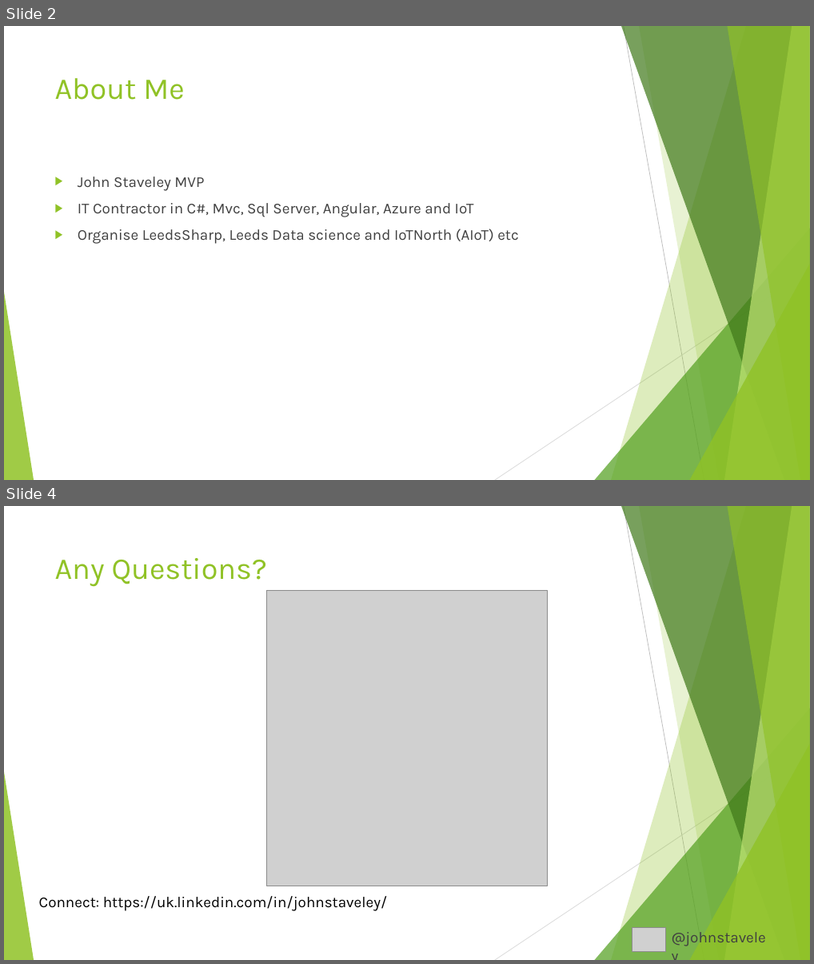
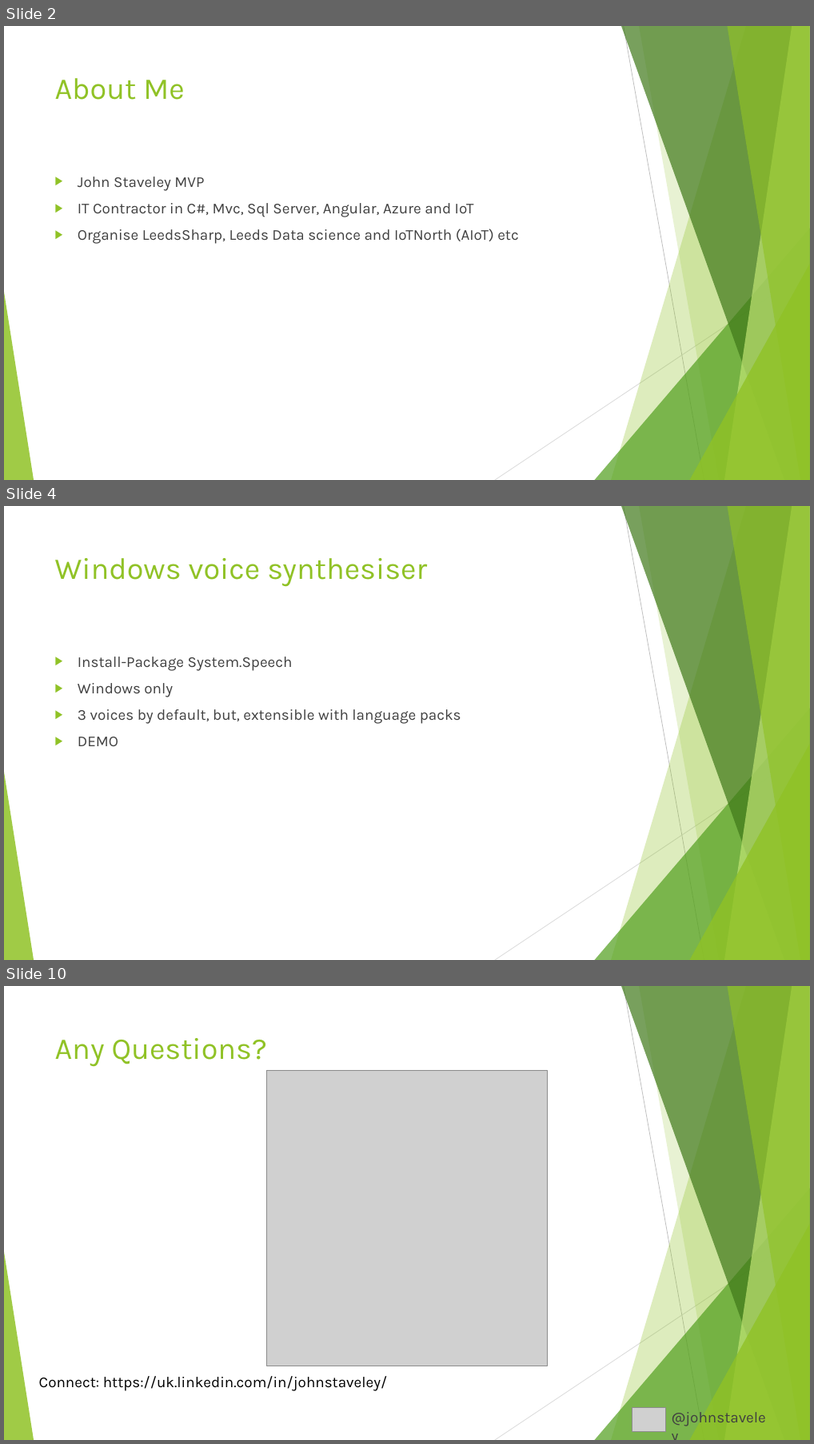
Before and after one commit to johnstaveley/JaaS, a slide deck: JaaS.pptx. Shown one above the other, each under a label of ours: slides 2 and 4 before the commit, slides 2, 4 and 10 after it; the slides between them are not shown. The pictures are 814x964 and 814x1444 pixels, drawn with LibreOffice and Linux fonts; fonts in the diff are those of the drawing; grey boxes stand for pictures. Boxes give left, top, right and bottom in pixels: in the first picture for what was removed or moved away, otherwise in the second. Text is boxed around its words. In the diff, an @@ line names an element or a change of style, - is before the commit and + after.

```diff
--- a/JaaS.pptx
+++ b/JaaS.pptx
@@ slide 4 added at (x1=4, y1=506, x2=810, y2=960), background #FFFFFF; not listed: 10 template elements that a slide beside it also shows @@
@@ title added at (x1=55, y1=558, x2=427, y2=587), 36 pt, text #90C226 @@
+Windows voice synthesiser
@@ text added at (x1=78, y1=656, x2=462, y2=746), 18 pt, text #404040 @@
+▶ Install-Package System.Speech
+▶ Windows only
+▶ 3 voices by default, but, extensible with language packs
+▶ DEMO
@@ what was slide 4 is now slide 10 @@
```
Also in this commit, not shown: 1 slide changed, 5 other slides added, 9 other files.
